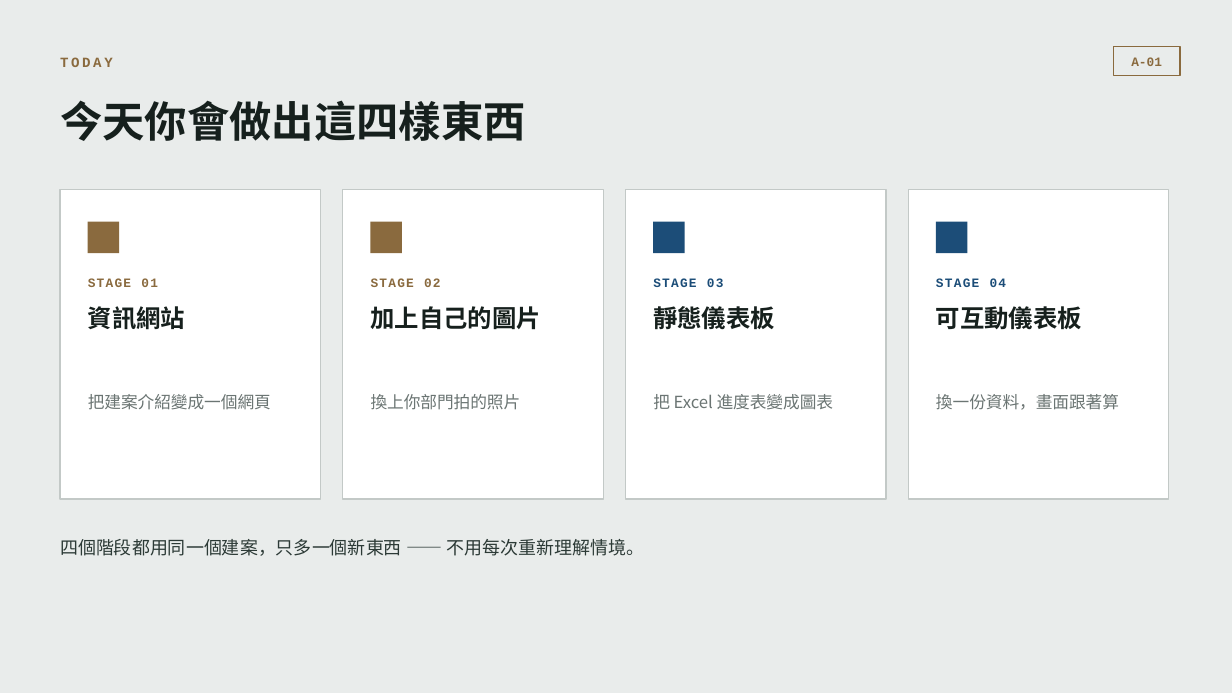
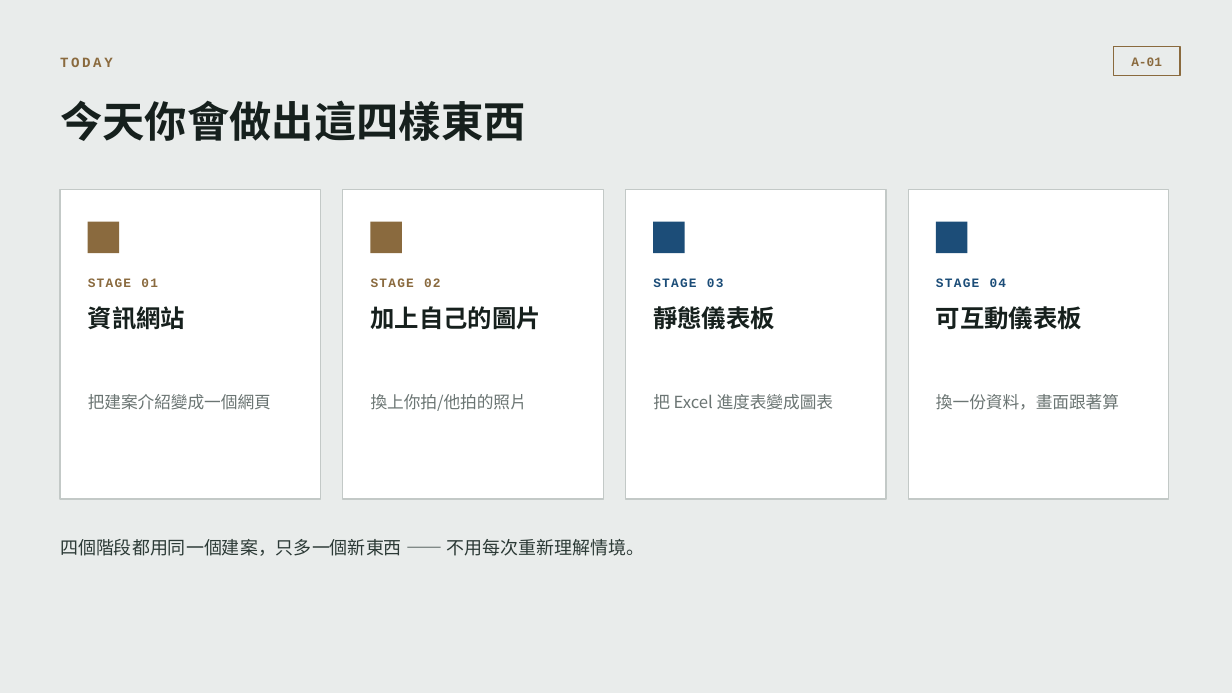
Before and after one commit to b39070566/architectureAiClass, a slide deck: slide 2 of slides/vibe-coding-workshop.pptx. Drawn at 1232x693 pixels with LibreOffice and Linux fonts; fonts in the diff are those of the drawing. Boxes give left, top, right and bottom in pixels: in the first picture for what was removed or moved away, otherwise in the second. Text is boxed around its words. In the diff, an @@ line names an element or a change of style, - is before the commit and + after.

```diff
--- a/slides/vibe-coding-workshop.pptx
+++ b/slides/vibe-coding-workshop.pptx
@@ text at [371,394,527,411]: text changed @@
-換上你部門拍的照片
+換上你拍/他拍的照片
```
Also in this commit, not shown: 8 other slides changed, 1 slide added, 1 other file.
